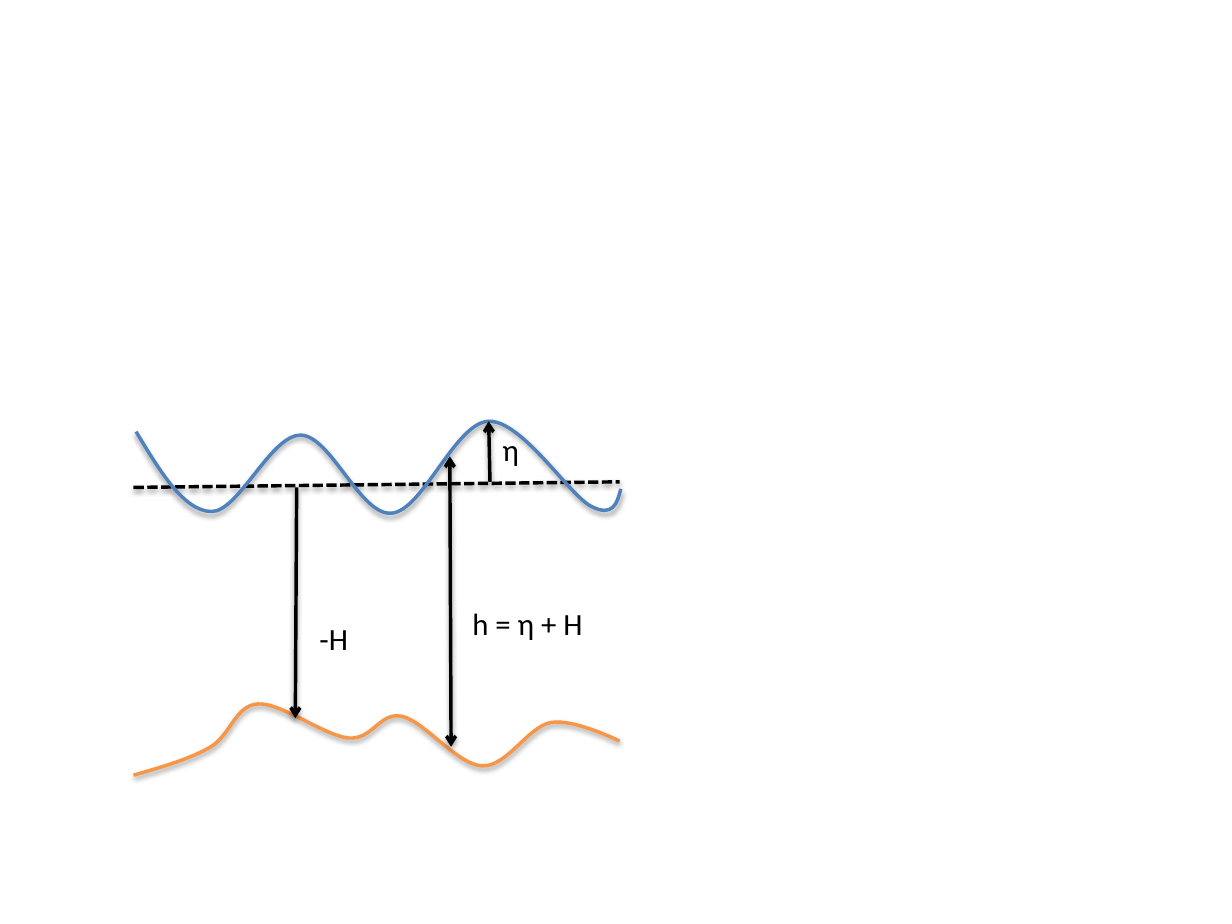
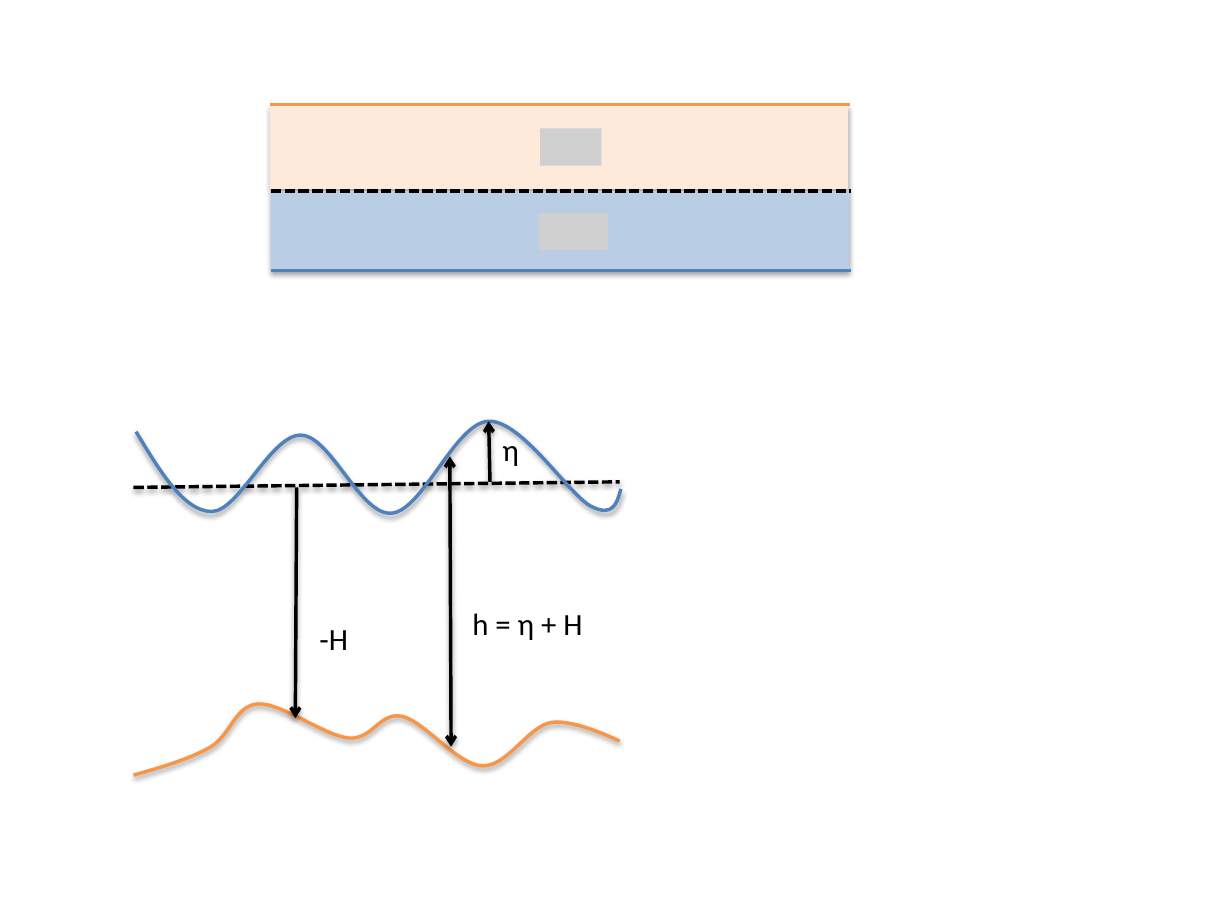
Before and after one commit to jrhawley/usra-fluids, a slide deck: slide 3 of USRA Presentation/img/drawings.pptx. Drawn at 1232x924 pixels with LibreOffice and Linux fonts; fonts in the diff are those of the drawing; grey boxes stand for pictures. Boxes give left, top, right and bottom in pixels: in the first picture for what was removed or moved away, otherwise in the second. Text is boxed around its words. In the diff, an @@ line names an element or a change of style, - is before the commit and + after.

Commit message:
Lots of presentation updates
New title
Took out shallow water/geostrophic equations
Added in stability of qg zonal flow

```diff
--- a/USRA Presentation/img/drawings.pptx
+++ b/USRA Presentation/img/drawings.pptx
@@ rectangle added at [270,105,849,190], fill #FDEADA @@
@@ line added from (270, 105) to (850, 105), #F79646 2 pt @@
@@ picture added at [540,128,601,165] @@
@@ rectangle added at [271,191,850,271], fill #B9CDE5 @@
@@ line added from (271, 191) to (851, 191), #000000 2 pt dashed @@
@@ picture added at [538,213,607,250] @@
@@ line added from (271, 270) to (851, 270), #4F81BD 2 pt @@
```
Also in this commit, not shown: 3 other files.
